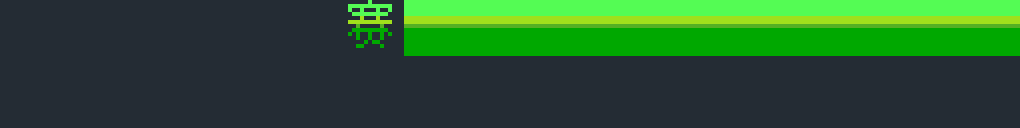
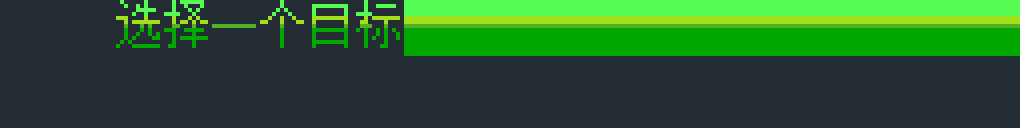
Layers edited between the first and the second w=1020, h=128 image:
painted on "图层 8" over <box>116,0,400,48</box>
